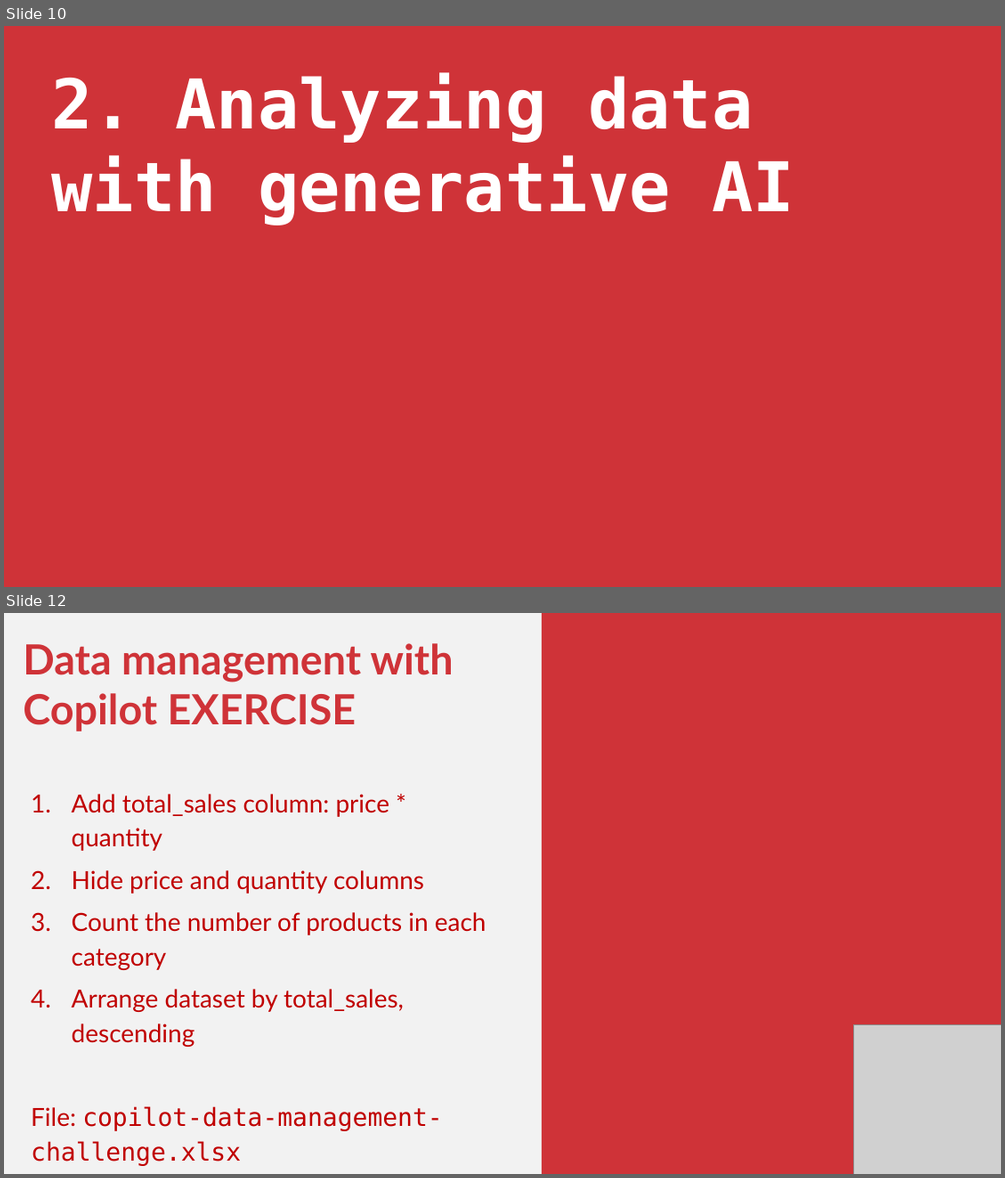
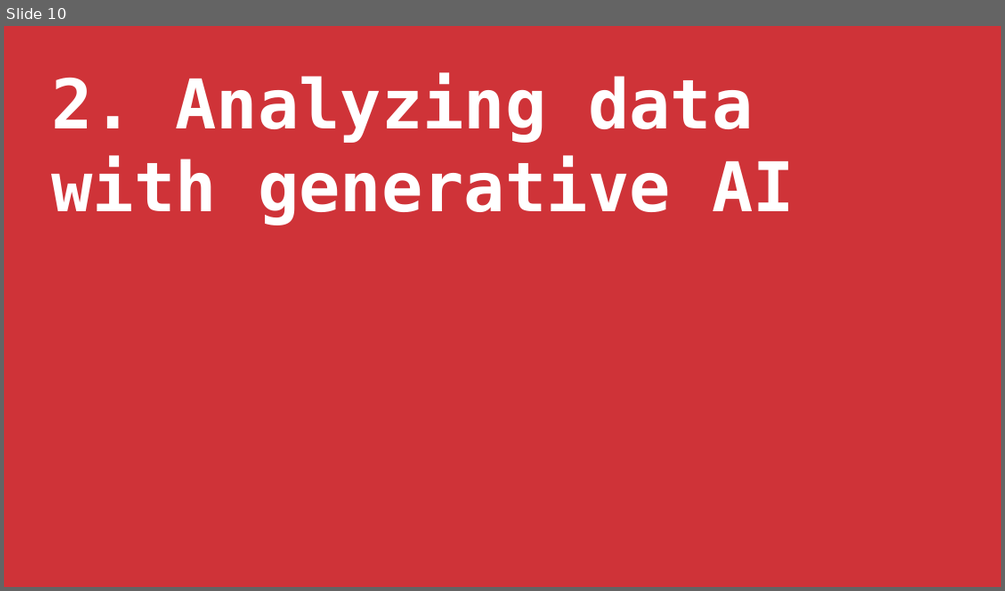
Before and after one commit to stringfestdata/enhancing-excel-free-generative-ai-tools, a slide deck: enhancing-excel-free-generative-ai.pptx. Shown one above the other, each under a label of ours: slides 10 and 12 before the commit, slide 10 after it; the slides between them are not shown. The pictures are 1005x1178 and 1005x591 pixels, drawn with LibreOffice and Linux fonts; fonts in the diff are those of the drawing; grey boxes stand for pictures. Boxes give left, top, right and bottom in pixels: in the first picture for what was removed or moved away, otherwise in the second. Text is boxed around its words. In the diff, an @@ line names an element or a change of style, - is before the commit and + after.

```diff
--- a/enhancing-excel-free-generative-ai.pptx
+++ b/enhancing-excel-free-generative-ai.pptx
@@ slide 12 removed at <box>4,613,1001,1174</box>, background #F2F2F2 @@
@@ rectangle removed at <box>542,613,1001,1174</box> @@
@@ text removed at <box>23,643,486,1166</box> @@
-Data management with Copilot EXERCISE
-1. Add total_sales column: price * quantity
-2. Hide price and quantity columns
-3. Count the number of products in each category
-4. Arrange dataset by total_sales, descending
-File: copilot-data-management-challenge.xlsx
@@ picture removed at <box>853,1024,1001,1174</box> @@
```
Also in this commit, not shown: 3 slides changed, 10 slides added, 1 other slide removed, 1 other file.
